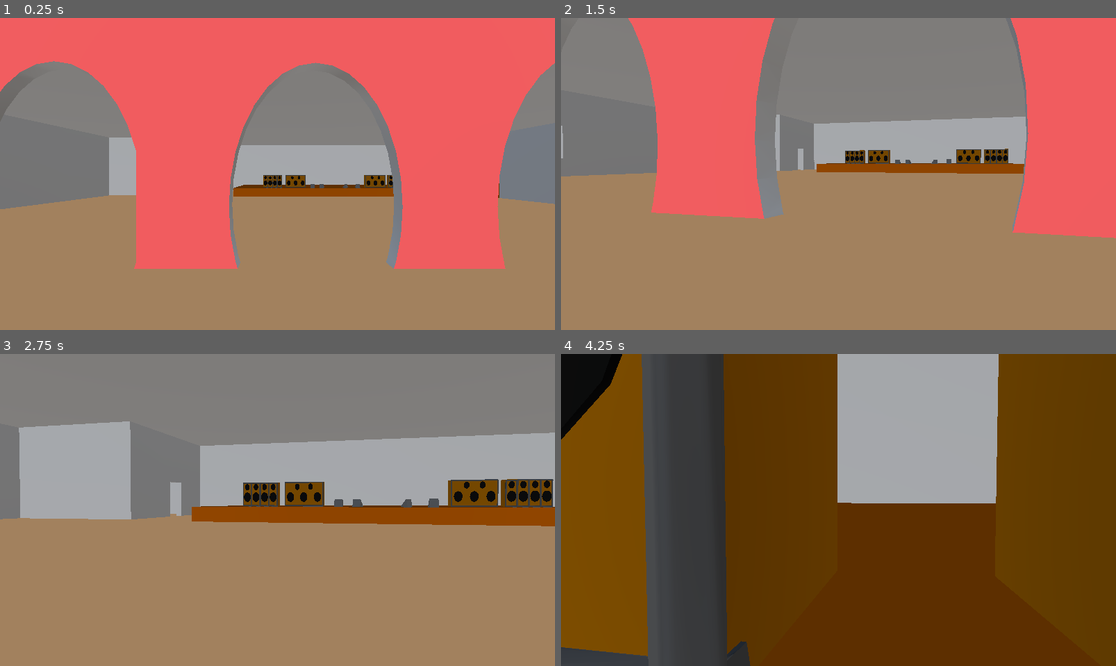
Above: before the commit, frames 1-4 (two rows, left to right).
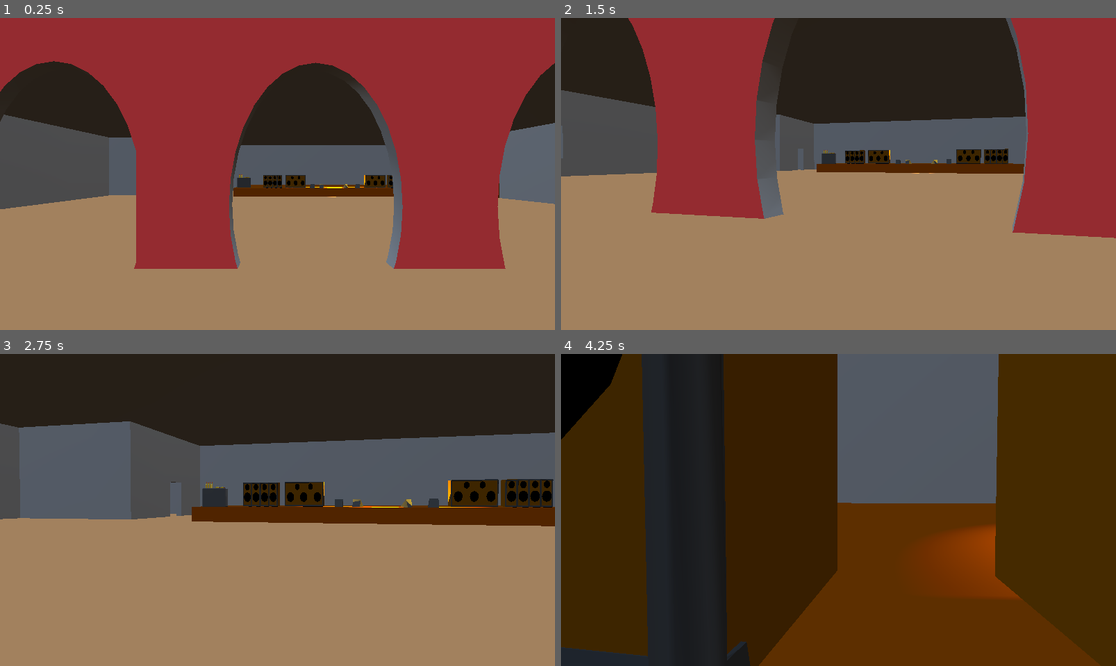
Above: after the commit, the same moments.

Repository: Rzztr/ZombiesGamev1
Game: Godot game, scene res://scenes/Eight_ball.tscn
Two runs of this game, one before a commit and one after it. Both use one fixed random seed, a clock stepped at 60 frames per second and the inputs below. This scene is started directly instead of the project's main scene.
Inputs (mouse positions are in pixels of both pictures, inside the frame that each line leads up to):
- Up to frame 1 (0.25 s): no input
- Up to frame 2 (1.5 s): tap Enter (ui_accept) at 0.5, 0.77 s; move the mouse to (960, 158) at 0.52 s; hold Right (ui_right) 0.53-1.28 s; tap Shift (sprint) at 0.6, 1.35 s; click (960, 158) at 0.67 s; move the mouse to (810, 174) at 1.27 s; hold Up (ui_up) from 1.28 s (still down)
- Up to frame 3 (2.75 s): keep holding Up (ui_up); tap Enter (ui_accept) at 1.52 s; move the mouse to (288, 503) at 2.02 s; tap Shift (sprint) at 2.1 s
- Up to frame 4 (4.25 s): keep holding Up (ui_up); move the mouse to (832, 516) at 2.77 s; tap Shift (sprint) at 2.85, 3.6 s; click (832, 516) at 2.92 s; tap Enter (ui_accept) at 3.02, 3.77 s; move the mouse to (877, 513) at 3.52 s

The runs differ from the first frame. In frame 1, 64% of the frame differs, in the area x 0-100%, y 0-81%; in frame 2, 56%; in frame 3, 53%; in frame 4, 76%, in the area x 0-100%, y 0-100%.

Commit message:
addons, furniture

Diff:
--- a/project.godot
+++ b/project.godot
@@ -14,10 +14,6 @@
 run/main_scene="uid://b0684rnfiann2"
 config/features=PackedStringArray("4.5", "GL Compatibility")
 config/icon="res://icon.svg"
-
-[filesystem]
-
-import/blender/enabled=false
 
 [input]
 
--- a/scenes/Eight_ball.tscn
+++ b/scenes/Eight_ball.tscn
@@ -1,7 +1,12 @@
-[gd_scene load_steps=20 format=3 uid="uid://suvieum7u242"]
+[gd_scene load_steps=25 format=3 uid="uid://suvieum7u242"]
 
 [ext_resource type="PackedScene" uid="uid://bs72ogkvdd7d6" path="res://addons/proto_controller/proto_controller.tscn" id="1_6qbpe"]
 [ext_resource type="Script" uid="uid://dbkjpwt2advv1" path="res://scenes/audio_stream_player.gd" id="2_yblv8"]
+[ext_resource type="PackedScene" uid="uid://ccjxn54beod75" path="res://assets/guns/AssaultRifle_02.glb" id="3_3x45c"]
+[ext_resource type="PackedScene" uid="uid://6ojxs7hdorli" path="res://assets/guns/AssaultRifle_01.glb" id="4_ihmcd"]
+[ext_resource type="PackedScene" uid="uid://coap1opori81g" path="res://assets/guns/Shotgun_01.glb" id="5_nd44g"]
+[ext_resource type="PackedScene" uid="uid://cwd1cmm4g2lkq" path="res://assets/guns/SubmachineGun_02.glb" id="6_1h140"]
+[ext_resource type="PackedScene" uid="uid://qrl348nivro4" path="res://assets/guns/AssaultRifleAmmo_Box.glb" id="7_7tuds"]
 
 [sub_resource type="ProceduralSkyMaterial" id="ProceduralSkyMaterial_ig7tw"]
 sky_horizon_color = Color(0.66224277, 0.6717428, 0.6867428, 1)
@@ -725,7 +730,7 @@
 material = SubResource("ORMMaterial3D_4c57u")
 
 [node name="lightStage1" type="CSGPolygon3D" parent="CSGCombiner3D/stage"]
-transform = Transform3D(0.0341494, 0, 0.99941677, 0, 1, 0, -0.99941677, 0, 0.0341494, -2.9366293, 0.64309335, 8.409088)
+transform = Transform3D(0.0341494, 0, 0.99941677, 0, 1, 0, -0.99941677, 0, 0.0341494, -2.9366302, 0.64309335, 8.140167)
 polygon = PackedVector2Array(0, 0, 0.20267802, 0.6936374, 1, 0)
 depth = 0.91
 material = SubResource("ORMMaterial3D_efxa6")
@@ -736,19 +741,19 @@
 calculate_tangents = false
 polygon = PackedVector2Array(-0.110569, 0.12194872, 0.07360411, 0.5496917, 0.581414, 0.40835857, 0.52194405, -0.043427944)
 depth = 0.63
-
-[node name="DirectionalLight3D" type="DirectionalLight3D" parent="CSGCombiner3D/stage/lightStage1"]
-transform = Transform3D(0.017988546, -0.4904351, -0.87129205, -0.009103712, 0.8713166, -0.49063677, 0.9997966, 0.016757838, 0.011208942, 0.57431793, 0.31089592, -0.45804453)
-light_energy = 0.265
-light_indirect_energy = 3.804
-light_volumetric_fog_energy = 5.618
-shadow_enabled = true
-sky_mode = 1
 
 [node name="CSGSphere3D" type="CSGSphere3D" parent="CSGCombiner3D/stage/lightStage1"]
 transform = Transform3D(1, 0, 0, 0, 1, 0, 0, 0, 1, 0.40490723, 0.09819019, -0.4804945)
 radius = 0.27649808
 material = SubResource("ORMMaterial3D_dg77c")
+
+[node name="OmniLight3D" type="OmniLight3D" parent="CSGCombiner3D/stage/lightStage1"]
+transform = Transform3D(1.000262, 0, 0.020662751, 0, 1, 0, 0, 0, 1.3470688, 0.6258049, 0.40374017, -0.38901043)
+light_color = Color(0.91, 0.71283334, 0, 1)
+light_energy = 5.948
+light_indirect_energy = 2.07
+light_volumetric_fog_energy = 9.907
+shadow_enabled = true
 
 [node name="lightStage2" type="CSGPolygon3D" parent="CSGCombiner3D/stage"]
 transform = Transform3D(0.4152332, 0, 0.90971524, 0, 1, 0, -0.90971506, 0, 0.4152331, -1.0604368, 0.6332766, 8.409088)
@@ -763,17 +768,18 @@
 polygon = PackedVector2Array(-0.110569, 0.12194872, 0.07360411, 0.5496917, 0.581414, 0.40835857, 0.52194405, -0.043427944)
 depth = 0.63
 
-[node name="DirectionalLight3D" type="DirectionalLight3D" parent="CSGCombiner3D/stage/lightStage2"]
-transform = Transform3D(0.017988546, -0.4904351, -0.87129205, -0.009103712, 0.8713166, -0.49063677, 0.9997966, 0.016757838, 0.011208942, 0.57431793, 0.31089592, -0.45804453)
-light_energy = 0.265
-light_indirect_energy = 3.804
-light_volumetric_fog_energy = 5.618
-sky_mode = 1
-
 [node name="CSGSphere3D" type="CSGSphere3D" parent="CSGCombiner3D/stage/lightStage2"]
 transform = Transform3D(0.95727915, 0, 0.28916538, 0, 1, 0, -0.2891654, 0, 0.9572791, 0.40490723, 0.09819019, -0.48049545)
 radius = 0.27649808
 material = SubResource("ORMMaterial3D_dg77c")
+
+[node name="OmniLight3D" type="OmniLight3D" parent="CSGCombiner3D/stage/lightStage2"]
+transform = Transform3D(1.000262, 0, 0.020662751, 0, 1, 0, 0, 0, 1.3470688, 0.6258049, 0.40374017, -0.38901043)
+light_color = Color(0.91, 0.71283334, 0, 1)
+light_energy = 5.948
+light_indirect_energy = 2.07
+light_volumetric_fog_energy = 9.907
+shadow_enabled = true
 
 [node name="lightStage3" type="CSGPolygon3D" parent="CSGCombiner3D/stage"]
 transform = Transform3D(0.0341494, 0, 0.99941677, 0, 1, 0, -0.99941677, 0, 0.0341494, 7.0501776, 0.64536643, 8.409088)
@@ -788,17 +794,18 @@
 polygon = PackedVector2Array(-0.110569, 0.12194872, 0.07360411, 0.5496917, 0.581414, 0.40835857, 0.52194405, -0.043427944)
 depth = 0.63
 
-[node name="DirectionalLight3D" type="DirectionalLight3D" parent="CSGCombiner3D/stage/lightStage3"]
-transform = Transform3D(0.017988546, -0.4904351, -0.87129205, -0.009103712, 0.8713166, -0.49063677, 0.9997966, 0.016757838, 0.011208942, 0.57431793, 0.31089592, -0.45804453)
-light_energy = 0.265
-light_indirect_energy = 3.804
-light_volumetric_fog_energy = 5.618
-sky_mode = 1
-
 [node name="CSGSphere3D" type="CSGSphere3D" parent="CSGCombiner3D/stage/lightStage3"]
 transform = Transform3D(1, 0, 0, 0, 1, 0, 0, 0, 1, 0.40490723, 0.09819019, -0.4804945)
 radius = 0.27649808
 material = SubResource("ORMMaterial3D_dg77c")
+
+[node name="OmniLight3D" type="OmniLight3D" parent="CSGCombiner3D/stage/lightStage3"]
+transform = Transform3D(1.000262, 0, 0.020662751, 0, 1, 0, 0, 0, 1.3470688, 0.6258049, 0.40374017, -0.38901043)
+light_color = Color(0.91, 0.71283334, 0, 1)
+light_energy = 5.948
+light_indirect_energy = 2.07
+light_volumetric_fog_energy = 9.907
+shadow_enabled = true
 
 [node name="lightStage4" type="CSGPolygon3D" parent="CSGCombiner3D/stage"]
 transform = Transform3D(-0.74182373, 0, 0.67059493, 0, 1, 0, -0.6705949, 0, -0.7418237, 4.553212, 0.6229043, 7.7241707)
@@ -813,18 +820,19 @@
 polygon = PackedVector2Array(-0.110569, 0.12194872, 0.07360411, 0.5496917, 0.581414, 0.40835857, 0.52194405, -0.043427944)
 depth = 0.63
 
-[node name="DirectionalLight3D" type="DirectionalLight3D" parent="CSGCombiner3D/stage/lightStage4"]
-transform = Transform3D(0.017988546, -0.4904351, -0.87129205, -0.009103712, 0.8713166, -0.49063677, 0.9997966, 0.016757838, 0.011208942, 0.57431793, 0.31089592, -0.45804453)
-light_energy = 0.265
-light_indirect_energy = 3.804
-light_volumetric_fog_energy = 5.618
-sky_mode = 1
-
 [node name="CSGSphere3D" type="CSGSphere3D" parent="CSGCombiner3D/stage/lightStage4"]
 transform = Transform3D(1, 0, 0, 0, 1, 0, 0, 0, 1, 0.40490723, 0.09819019, -0.4804945)
 radius = 0.27649808
 material = SubResource("ORMMaterial3D_dg77c")
 
+[node name="OmniLight3D" type="OmniLight3D" parent="CSGCombiner3D/stage/lightStage4"]
+transform = Transform3D(1.000262, 0, 0.020662751, 0, 1, 0, 0, 0, 1.3470688, 0.6258049, 0.40374017, -0.38901043)
+light_color = Color(0.91, 0.71283334, 0, 1)
+light_energy = 5.948
+light_indirect_energy = 2.07
+light_volumetric_fog_energy = 9.907
+shadow_enabled = true
+
 [node name="AudioStreamPlayer" type="AudioStreamPlayer" parent="."]
 script = ExtResource("2_yblv8")
 
@@ -842,3 +850,18 @@
 transform = Transform3D(1, 0, 0, 0, 1, 0, 0, 0, 1, 6.1832714, -2.784871, -0.6373291)
 operation = 2
 size = Vector3(3.0151367, 4.2194824, 2.7040138)
+
+[node name="AssaultRifle_02" parent="." instance=ExtResource("3_3x45c")]
+transform = Transform3D(1, 0, 0, 0, 1, 0, 0, 0, 1, 31.82779, 4.107921, -22.644335)
+
+[node name="AssaultRifle_01" parent="." instance=ExtResource("4_ihmcd")]
+transform = Transform3D(-0.0031416267, 0, 0.9999951, 0, 1, 0, -0.9999951, 0, -0.0031416267, 39.842422, 4.555953, -79.65001)
+
+[node name="Shotgun_012" parent="." instance=ExtResource("5_nd44g")]
+transform = Transform3D(-0.012565985, 0, 0.99992114, 0, 1, 0, -0.99992114, 0, -0.012565985, 48.245617, 4.0496297, 2.769871)
+
+[node name="SubmachineGun_02" parent="." instance=ExtResource("6_1h140")]
+transform = Transform3D(1, 0, 0, 0, 1, 0, 0, 0, 1, 95.97937, 4.177744, -75.429085)
+
+[node name="AssaultRifleAmmo_Box2" parent="." instance=ExtResource("7_7tuds")]
+transform = Transform3D(0.05184788, 0, -0.998655, 0, 1, 0, 0.998655, 0, 0.05184788, -6.946738, 2.9115295, -63.185066)
Not shown, added: assets/envorimentsHouse/Bass1.blend.import
Not shown, added: assets/envorimentsHouse/BassSpeakers1.blend.import
Not shown, added: assets/envorimentsHouse/Guitar1.blend.import
Not shown, added: assets/envorimentsHouse/LargeBookShelf1.blend.import
Not shown, added: assets/envorimentsHouse/Mirror1.blend.import
Not shown, added: assets/envorimentsHouse/Speakers1.blend.import
Not shown, added: assets/envorimentsHouse/Tv1.blend.import
Not shown, added: assets/envorimentsHouse/TwoSeaterCouch1.blend.import
Not shown, added: assets/envorimentsHouse/WoolCarpet1.blend.import
Not shown, added: assets/envorimentsHouse/textures/face_col.jpg.import
Not shown, added: assets/envorimentsHouse/textures/face_nor.jpg.import
Binary file added: assets/envorimentsHouse/textures/face_spc.jpg
(and 148 more such lines)
